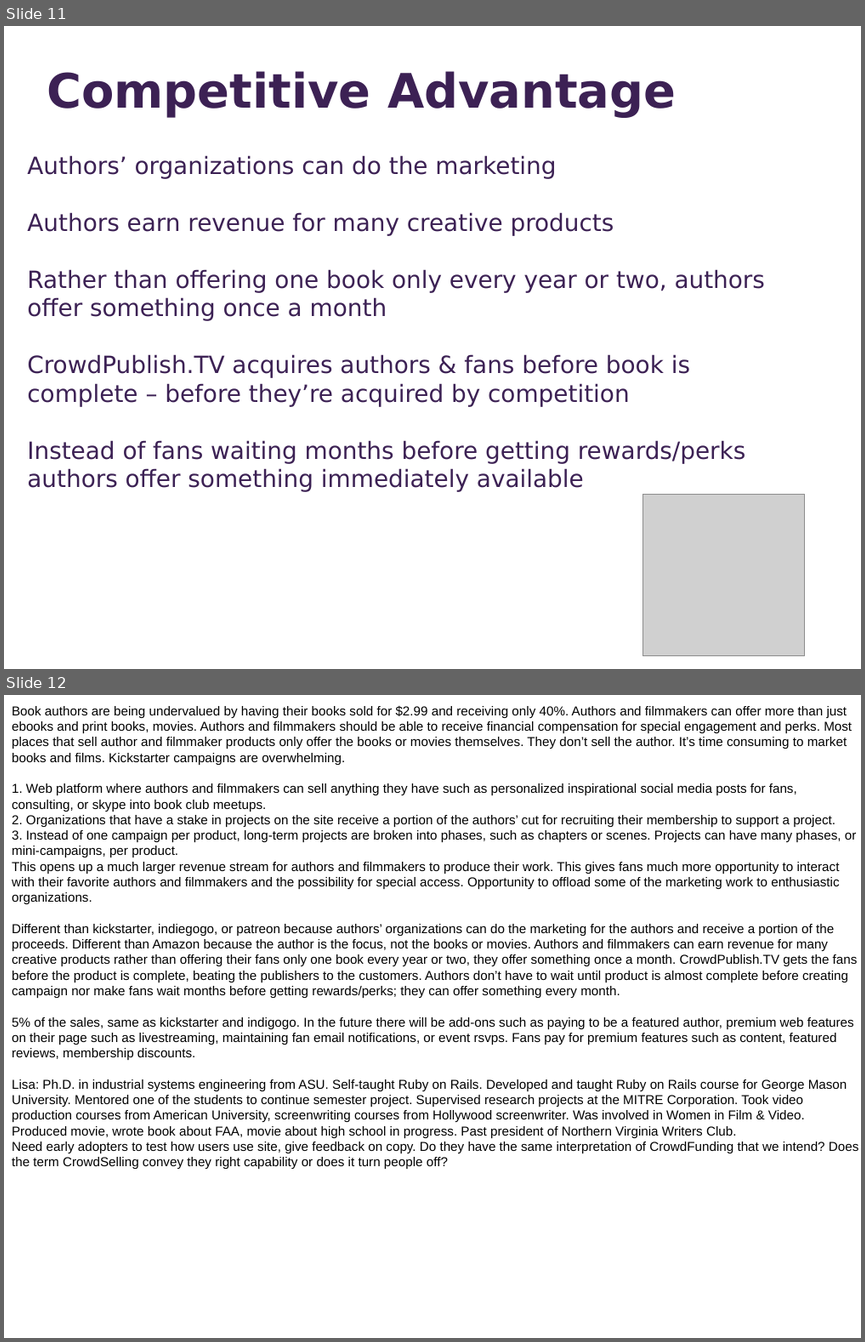
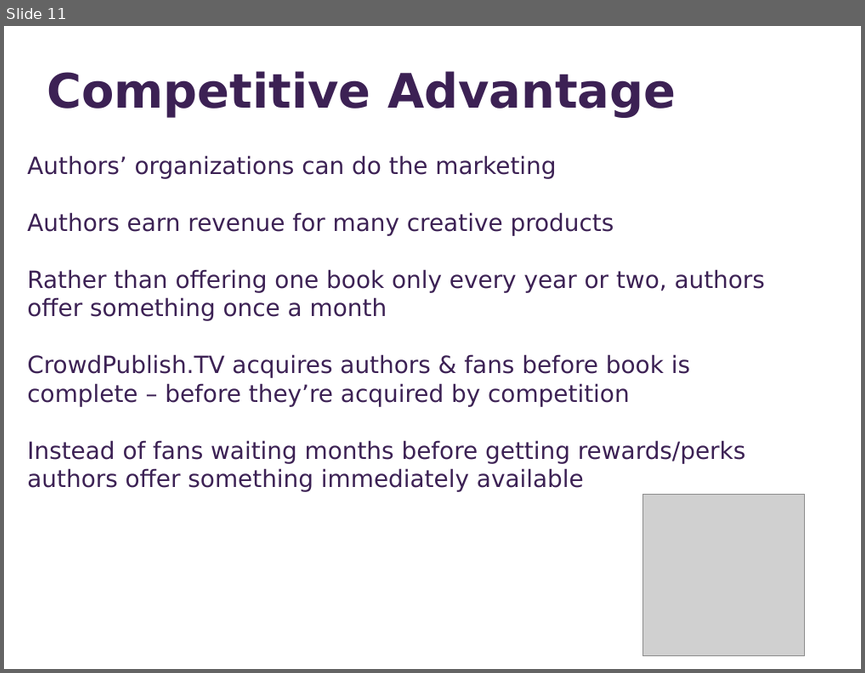
Before and after one commit to ece106/tomatocan, a slide deck: public/pitchSlides.pptx. Shown one above the other, each under a label of ours: slides 11 and 12 before the commit, slide 11 after it. The pictures are 865x1342 and 865x673 pixels, drawn with LibreOffice and Linux fonts; fonts in the diff are those of the drawing; grey boxes stand for pictures. Boxes give left, top, right and bottom in pixels: in the first picture for what was removed or moved away, otherwise in the second. Text is boxed around its words. In the diff, an @@ line names an element or a change of style, - is before the commit and + after.

```diff
--- a/public/pitchSlides.pptx
+++ b/public/pitchSlides.pptx
@@ slide 12 removed at [4,695,861,1338], background #FFFFFF @@
@@ text removed at [12,705,858,1168] @@
-Book authors are being undervalued by having their books sold for $2.99 and receiving only 40%. Authors and filmmakers can offer more than just ebooks and print books, movies. Authors and filmmakers should be able to receive financial compensation for special engagement and perks. Most places that sell author and filmmaker products only offer the books or movies themselves. They don’t sell the author. It’s time consuming to market books and films. Kickstarter campaigns are overwhelming.
-1. Web platform where authors and filmmakers can sell anything they have such as personalized inspirational social media posts for fans, consulting, or skype into book club meetups.
-2. Organizations that have a stake in projects on the site receive a portion of the authors’ cut for recruiting their membership to support a project.
-3. Instead of one campaign per product, long-term projects are broken into phases, such as chapters or scenes. Projects can have many phases, or mini-campaigns, per product.
-This opens up a much larger revenue stream for authors and filmmakers to produce their work. This gives fans much more opportunity to interact with their favorite authors and filmmakers and the possibility for special access. Opportunity to offload some of the marketing work to enthusiastic organizations.
-Different than kickstarter, indiegogo, or patreon because authors’ organizations can do the marketing for the authors and receive a portion of the proceeds. Different than Amazon because the author is the focus, not the books or movies. Authors and filmmakers can earn revenue for many creative products rather than offering their fans only one book every year or two, they offer something once a month. CrowdPublish.TV gets the fans before the product is complete, beating the publishers to the customers. Authors don’t have to wait until product is almost complete before creating campaign nor make fans wait months before getting rewards/perks; they can offer something every month.
-5% of the sales, same as kickstarter and indigogo. In the future there will be add-ons such as paying to be a featured author, premium web features on their page such as livestreaming, maintaining fan email notifications, or event rsvps. Fans pay for premium features such as content, featured reviews, membership discounts.
-Lisa: Ph.D. in industrial systems engineering from ASU. Self-taught Ruby on Rails. Developed and taught Ruby on Rails course for George Mason University. Mentored one of the students to continue semester project. Supervised research projects at the MITRE Corporation. Took video production courses from American University, screenwriting courses from Hollywood screenwriter. Was involved in Women in Film & Video. Produced movie, wrote book about FAA, movie about high school in progress. Past president of Northern Virginia Writers Club.
-Need early adopters to test how users use site, give feedback on copy. Do they have the same interpretation of CrowdFunding that we intend? Does the term CrowdSelling convey they right capability or does it turn people off?
```
Also in this commit, not shown: 6 slides changed, 4 other files.
